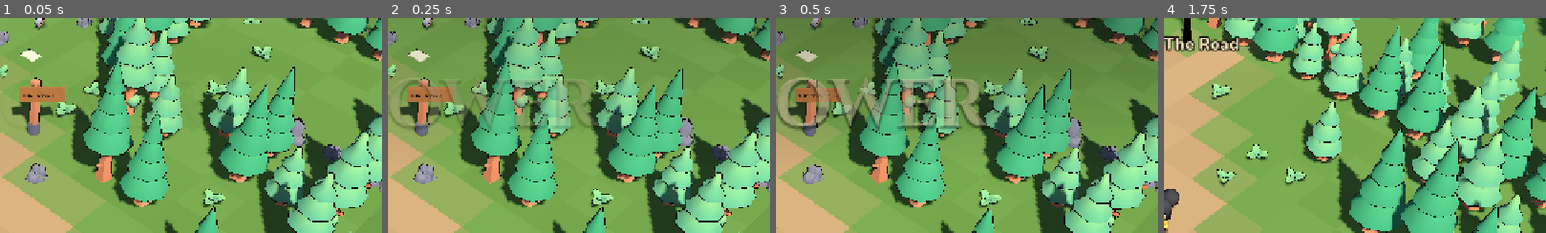
Above: before the commit, frames 1-4 (left to right).
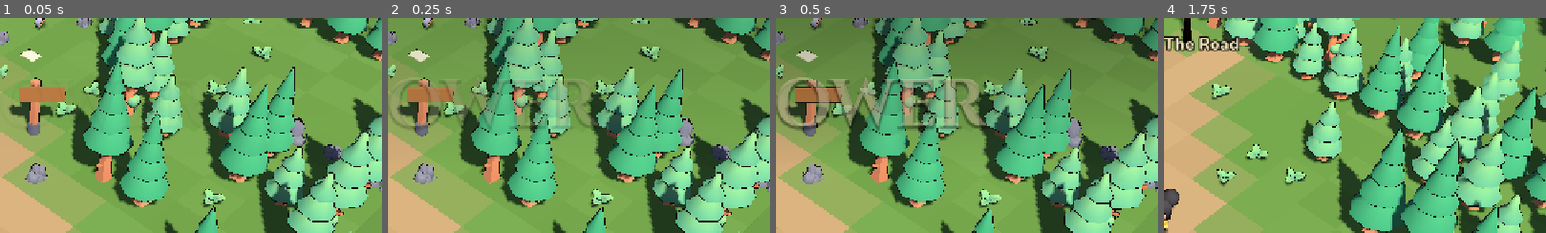
Above: after the commit, the same moments.

Repository: vel71184/the-tower
Game: Godot game, scene res://scenes/main.tscn
Same seed, same stepped clock (60 frames per second), same inputs: the game is played once before the commit and once after it.
Inputs:
- Up to frame 1 (0.05 s): no input
- Up to frame 2 (0.25 s): no input
- Up to frame 3 (0.5 s): no input
- Up to frame 4 (1.75 s): click "New climb" at 0.5 s; click "Skip ▸" at 1.25 s
The pictures show only the part of the screen within x 50-100%, y 0-50%; the shares and areas given below are measured in that part.

The runs differ from the first frame. In frame 1, 0.2% of the frame differs, in the area x 2-18%, y 34-47%; in frame 2, 0.1%; in frame 3, 0.2%, in the area x 2-18%, y 32-47%; in frame 4, nothing differs.

Commit message:
Blank sign boards: no words in the world
The signpost and the notice board are plain boards; what's written on them is still
read by looking at them.

Co-Authored-By: Claude Opus 5.5 <noreply@anthropic.com>
Claude-Session: https://claude.ai/code/session_018eCtRiykKVLLKD4TJKqToP

Diff:
--- a/content/floors/floor_00/level_01.json
+++ b/content/floors/floor_00/level_01.json
@@ -139,7 +139,6 @@
         ]
       },
       "sign": {
-        "text": "THE TOWER  →",
         "height": 1.15
       }
     },
--- a/content/floors/floor_01/level_01.json
+++ b/content/floors/floor_01/level_01.json
@@ -79,7 +79,6 @@
       "model": "mini-dungeon/wood-support",
       "scale": 0.8,
       "sign": {
-        "text": "BY ORDER OF\nTHE GATEKEEPER",
         "height": 0.5,
         "x": 0.0,
         "z": 0.0,
--- a/scripts/game/interactable.gd
+++ b/scripts/game/interactable.gd
@@ -329,7 +329,8 @@
 	_top = maxf(_top, 0.7)
 
 
-## A board with readable words on it, on top of a post: {"text": "THE TOWER →", "height": 1.1}
+## A plain board on a post or frame: {"height": 1.1, "size": [w, h], "rot": deg}. Boards carry
+## no painted words; what's written on them is read by looking ("lines").
 func _build_sign(spec: Dictionary) -> void:
 	var y := float(spec.get("height", _top - 0.25))
 	var board := MeshInstance3D.new()
@@ -344,26 +345,7 @@
 	board.position = Vector3(float(spec.get("x", 0.18)), y, float(spec.get("z", 0.0)))
 	board.rotation_degrees.y = float(spec.get("rot", 45.0))
 	add_child(board)
-	var words := Label3D.new()
-	words.text = String(spec.get("text", ""))
-	words.pixel_size = 0.0045
-	# The words always fit on the board: shrink the text until the longest line does.
-	var font: Font = words.font if words.font else ThemeDB.fallback_font
-	var size := 44
-	var lines := words.text.split("\n")
-	while size > 12:
-		var widest := 0.0
-		for line in lines:
-			widest = maxf(widest, font.get_string_size(line, HORIZONTAL_ALIGNMENT_LEFT, -1, size).x)
-		if widest * words.pixel_size <= box.size.x * 0.88 and size * 1.25 * lines.size() * words.pixel_size <= box.size.y * 0.9:
-			break
-		size -= 2
-	words.font_size = size
-	words.outline_size = 0
-	words.modulate = Color(String(spec.get("ink", "#2b1d12")))
-	words.position = Vector3(0, 0, 0.035)
-	words.double_sided = false
-	board.add_child(words)
+	Models.outline(board)
 	_top = maxf(_top, y + 0.2)
 
 
Not shown, changed: docs/DECISIONS.md
